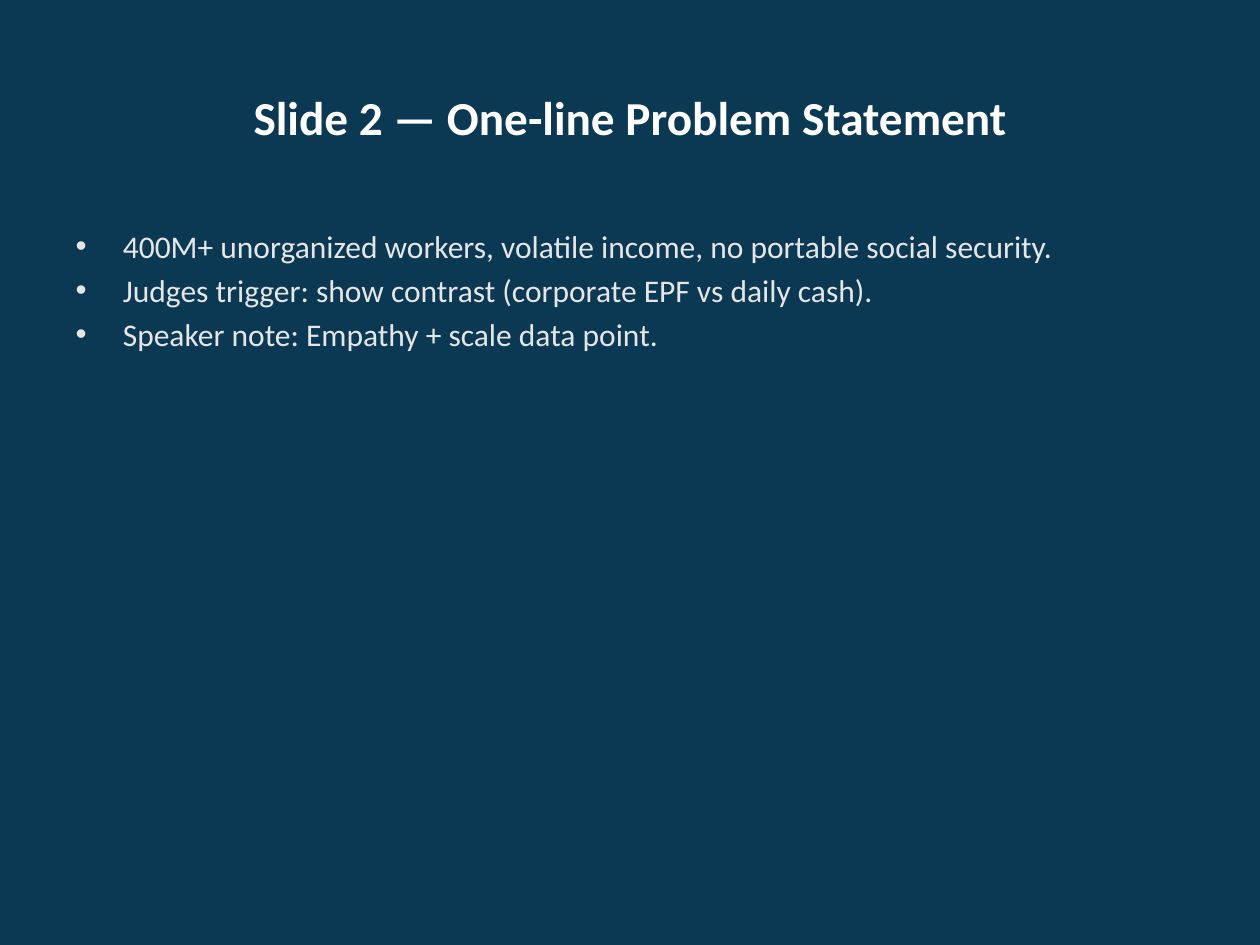
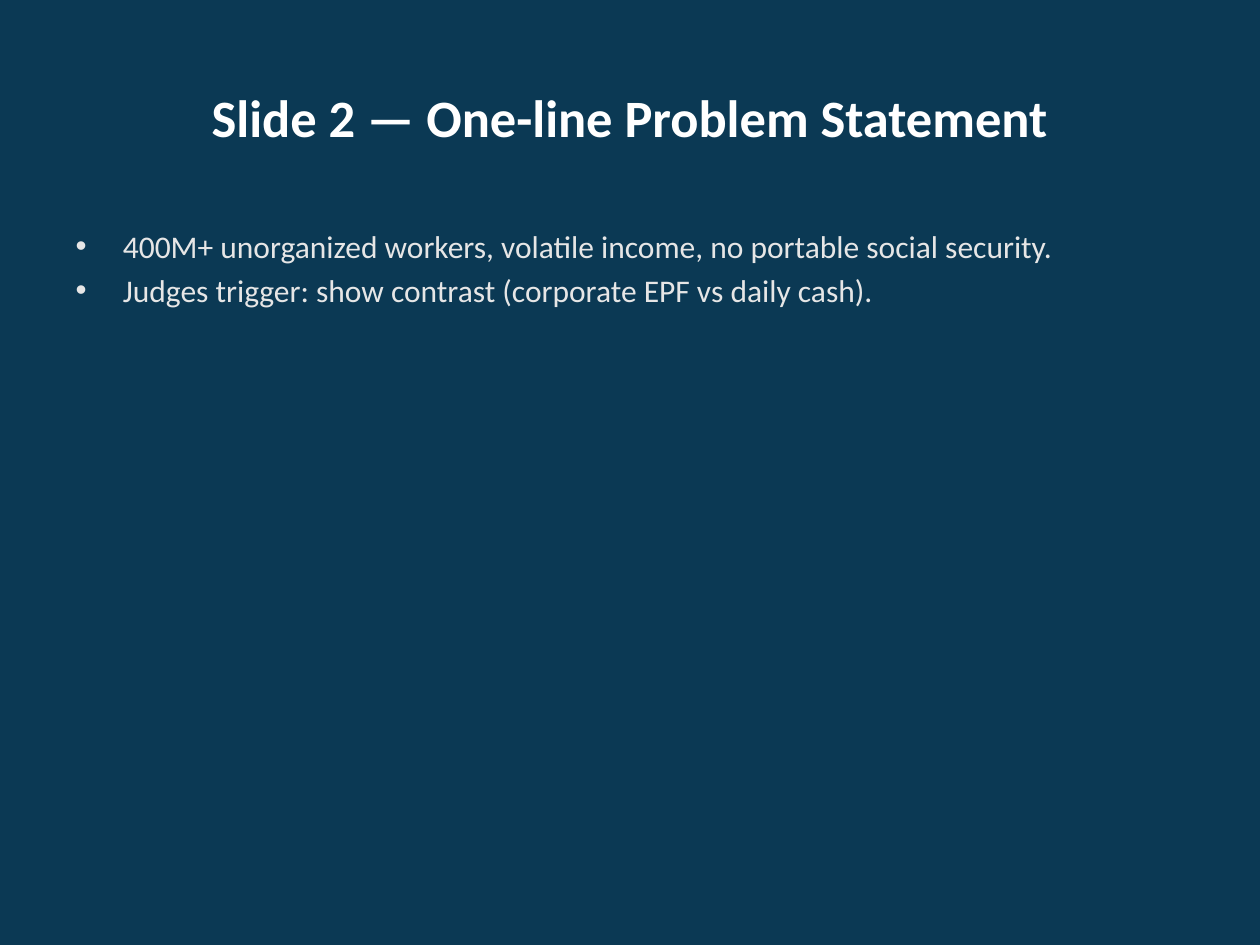
Before and after one commit to arumthi/ShramSamriddhi, a slide deck: slide 2 of docs/Concept-to-Prototype-Deck-styled.pptx. Drawn at 1260x945 pixels with LibreOffice and Linux fonts; fonts in the diff are those of the drawing. Boxes give left, top, right and bottom in pixels: in the first picture for what was removed or moved away, otherwise in the second. Text is boxed around its words. In the diff, an @@ line names an element or a change of style, - is before the commit and + after.

```diff
--- a/docs/Concept-to-Prototype-Deck-styled.pptx
+++ b/docs/Concept-to-Prototype-Deck-styled.pptx
@@ title "Slide 2 — One-line Problem ..." at [212, 100, 1048, 138]: size 27 to 30 pt @@
@@ text at [123, 324, 658, 351]: paragraph removed @@
-• Speaker note: Empathy + scale data point.
```
Also in this commit, not shown: 11 other slides changed.
